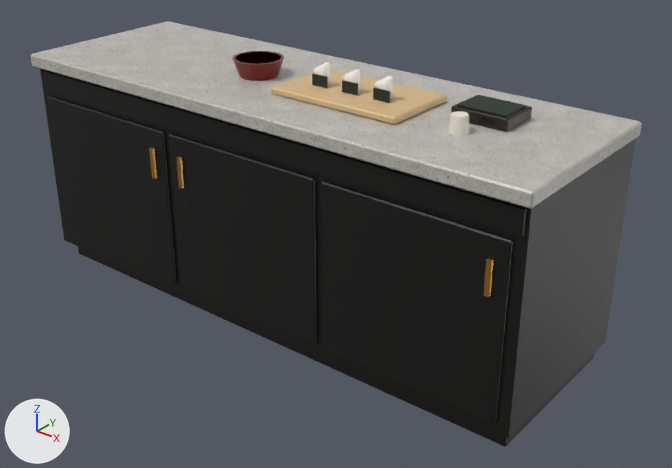
Before and after pictures for a commit that changed the glTF model public/models/prepcounter.glb.
Before and after are seen from a camera (50 mm lens) standing at (2.89, -3.35, 2.56) and looking at (0.2, 0.02, 0.47). Lighting does not change. The marker at lower left points along +X, +Y and +Z. The picture after the commit comes second. Where no turn or scale is listed for an object, it has been applied to the vertices.

In view in the first picture: 'PrepBody', 'PrepSet'.
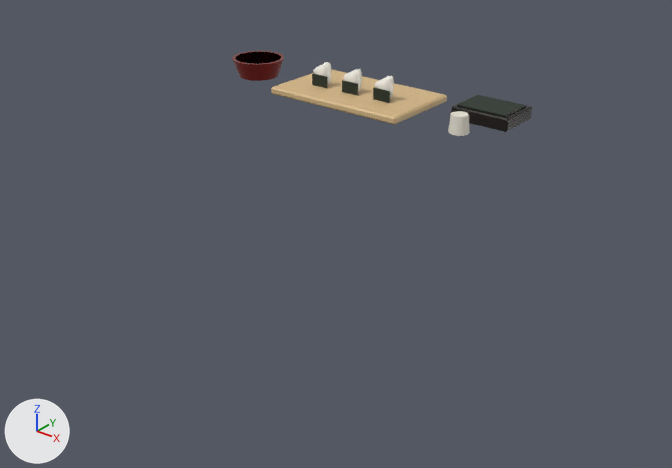
What the commit changed:
Object 'PrepBody' (ob_prepbody) is deleted.

What differs and where, as boxes [x1, y1, x2, y2] in the pictures (672 x 468 px):
'PrepBody', deleted: before [31, 21, 642, 447]
    faces in mat_prepsugi (picture img_prep_sugi): [40, 69, 636, 439]
    faces in mat_prepterrazzo (picture img_prep_terrazzo): [31, 21, 642, 209]
    faces in mat_prepkick (black #1a120c): [78, 247, 594, 447]
    faces in mat_prepbrass (orange #b98a3a): [149, 147, 494, 297]
